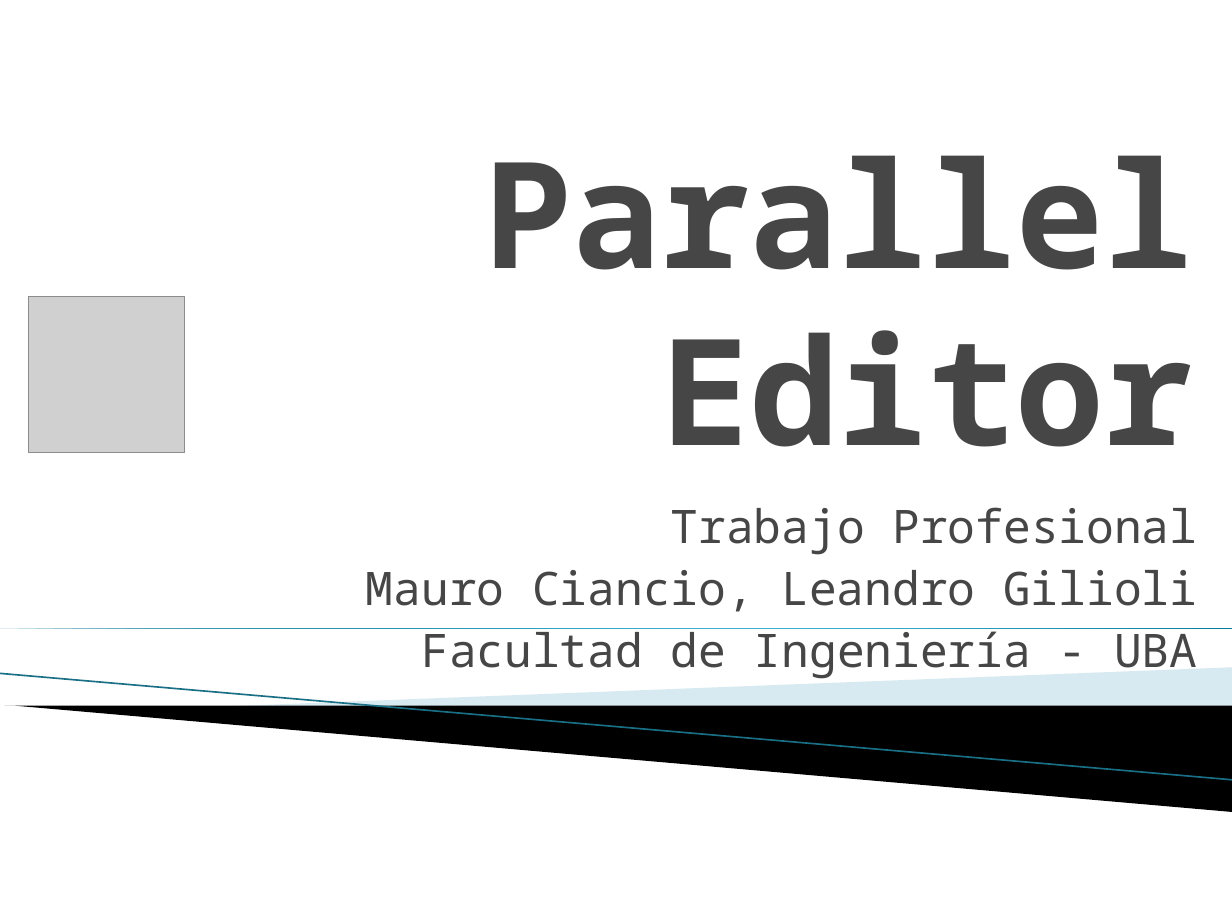
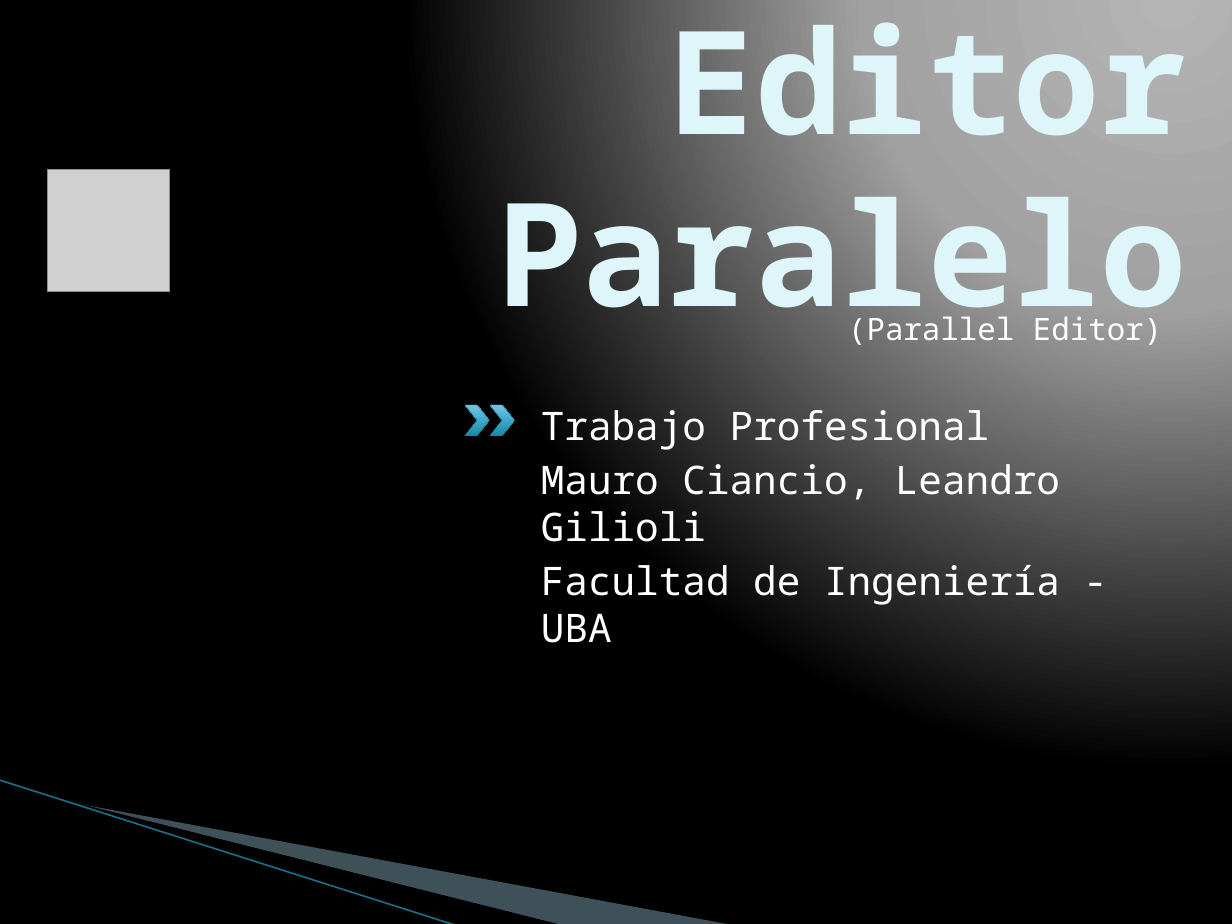
Before and after one commit to maurociancio/parallel-editor, a slide deck: slide 1 of doc/presentacion/presentacion.pptx. Drawn at 1232x924 pixels with LibreOffice and Linux fonts; fonts in the diff are those of the drawing; grey boxes stand for pictures; background and template pictures are left out. Boxes give left, top, right and bottom in pixels: in the first picture for what was removed or moved away, otherwise in the second. Text is boxed around its words. In the diff, an @@ line names an element or a change of style, - is before the commit and + after.

```diff
--- a/doc/presentacion/presentacion.pptx
+++ b/doc/presentacion/presentacion.pptx
@@ background #FFFFFF to gradient #B4B4B4 to #A2A2A2 to #000000 @@
@@ title at box(496, 0, 1186, 343): text changed; size 86.4 to 84 pt; text colour #464646 to #DEF5FA @@
-Parallel Editor
+Editor Paralelo
@@ picture: place and size @@
-picture at box(28, 297, 185, 453)
+picture at box(48, 169, 170, 291)
@@ text added at box(848, 316, 1162, 345), 18 pt, text #FFFFFF @@
+(Parallel Editor)
@@ chevron added at box(464, 405, 489, 436), fill gradient #158BA8 to #51B8D9 to #80C3DD, outline #21788D 0.25 pt @@
@@ chevron added at box(490, 405, 515, 436), fill gradient #158BA8 to #51B8D9 to #80C3DD, outline #21788D 0.25 pt @@
@@ text "Trabajo Profesional": place and size @@
-text "Trabajo Profesional" at box(366, 507, 1197, 679)
+text "Trabajo Profesional" at box(541, 410, 1060, 605)
@@ text "Trabajo Profesional" at box(541, 410, 1060, 605): size 27 to 23 pt, text colour #464646 to #FFFFFF; alignment right to left @@
@@ right triangle removed at box(0, 628, 1232, 628) @@
@@ line removed from (0, 674) to (1232, 780) @@
@@ freeform shape added at box(96, 674, 609, 869), fill #A0CBDC at 40% opacity @@
@@ freeform shape removed at box(228, 668, 1232, 733) @@
@@ freeform shape removed at box(5, 706, 1232, 812) @@
@@ freeform shape added at box(0, 780, 505, 893), fill #000000 @@
@@ line added from (0, 780) to (457, 924), #97C5D8 0.95 pt @@
```
Also in this commit, not shown: 10 other slides changed, 4 slides added, 3 slides removed, 10 other files.
